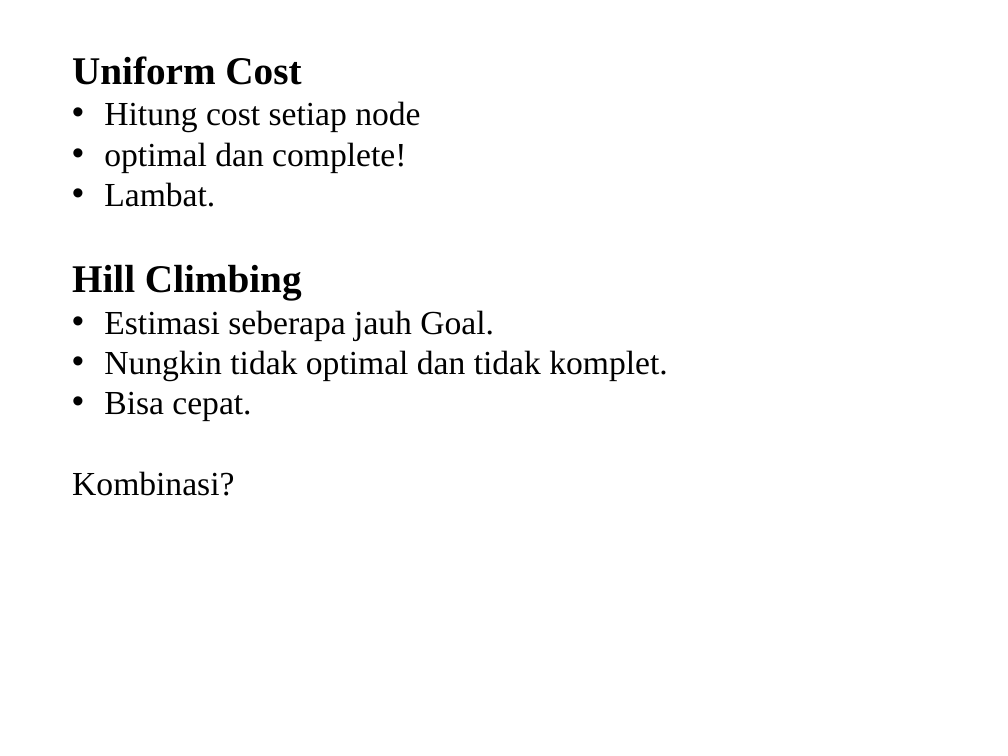
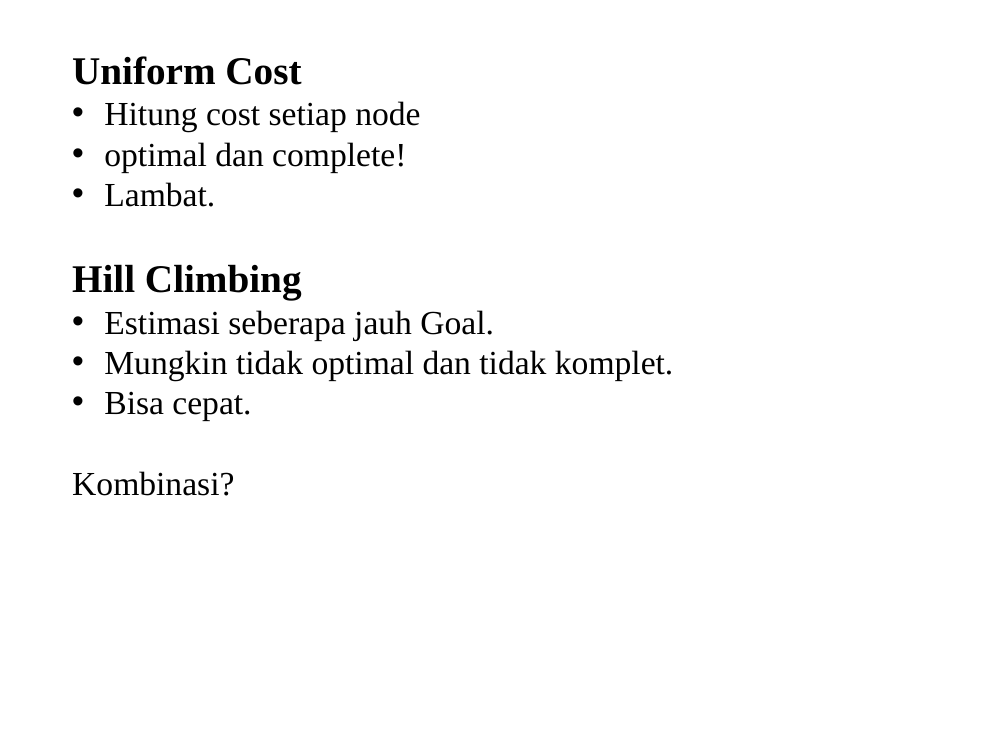
Before and after one commit to agungalf/Kecerdasan-Buatan, a slide deck: slide 34 of searching.ppt. Drawn at 1008x756 pixels with LibreOffice and Linux fonts; fonts in the diff are those of the drawing. Boxes give left, top, right and bottom in pixels: in the first picture for what was removed or moved away, otherwise in the second. Text is boxed around its words. In the diff, an @@ line names an element or a change of style, - is before the commit and + after.

```diff
--- a/searching.ppt
+++ b/searching.ppt
@@ text at bbox=[104, 350, 673, 380]: text changed @@
-• Nungkin tidak optimal dan tidak komplet.
+• Mungkin tidak optimal dan tidak komplet.
```
